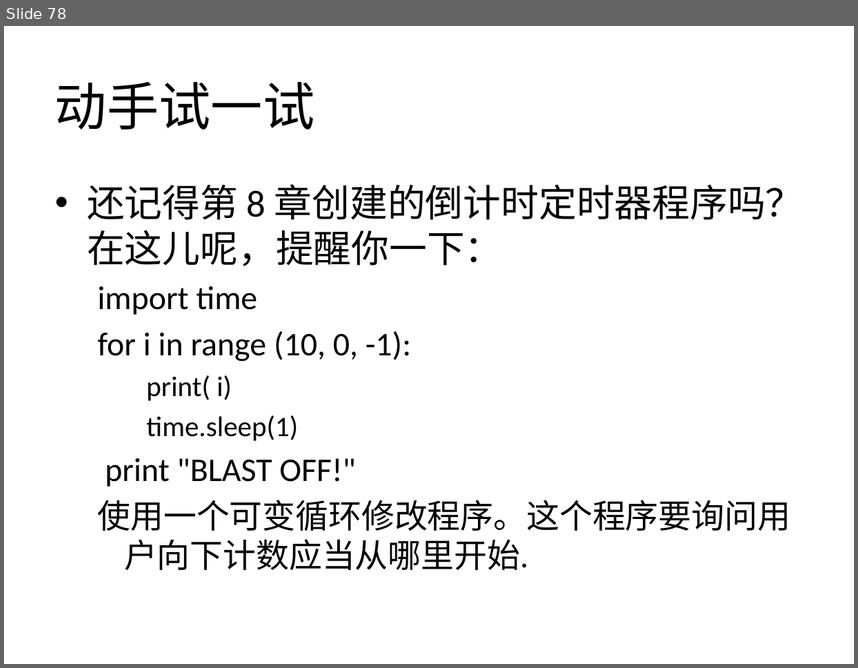
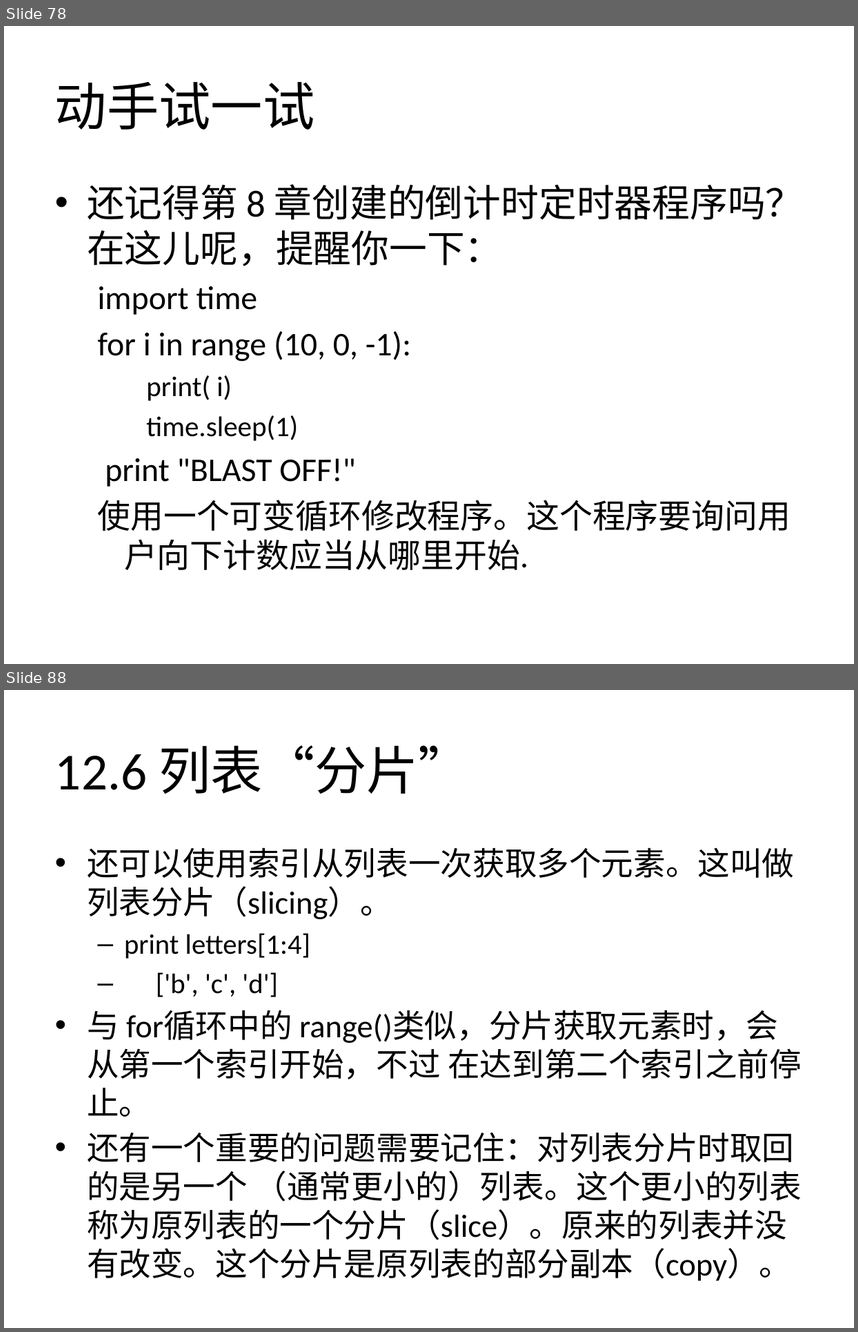
Before and after one commit to zhinan18/Python3, a slide deck: readme/Python3.pptx. Shown one above the other, each under a label of ours: slide 78 before the commit, slides 78 and 88 after it; the slides between them are not shown. The pictures are 858x668 and 858x1332 pixels, drawn with LibreOffice and Linux fonts; fonts in the diff are those of the drawing. Boxes give left, top, right and bottom in pixels: in the first picture for what was removed or moved away, otherwise in the second. Text is boxed around its words. In the diff, an @@ line names an element or a change of style, - is before the commit and + after.

```diff
--- a/readme/Python3.pptx
+++ b/readme/Python3.pptx
@@ slide 88 added at box(4, 690, 854, 1328), background #FFFFFF @@
@@ title added at box(55, 745, 471, 794), 44 pt, text #000000 @@
+12.6 列表“分片”
@@ text added at box(87, 847, 802, 1281), 27.2 pt, text #000000 @@
+• 还可以使用索引从列表一次获取多个元素。这叫做列表分片（slicing）。
+  – print letters[1:4]
+  – ['b', 'c', 'd']
+• 与 for循环中的 range()类似，分片获取元素时，会从第一个索引开始，不过 在达到第二个索引之前停止。
+• 还有一个重要的问题需要记住：对列表分片时取回的是另一个 （通常更小的）列表。这个更小的列表称为原列表的一个分片（slice）。原来的列表并没有改变。这个分片是原列表的部分副本（copy）。
```
Also in this commit, not shown: 2 slides changed, 21 other slides added, 10 other files.
